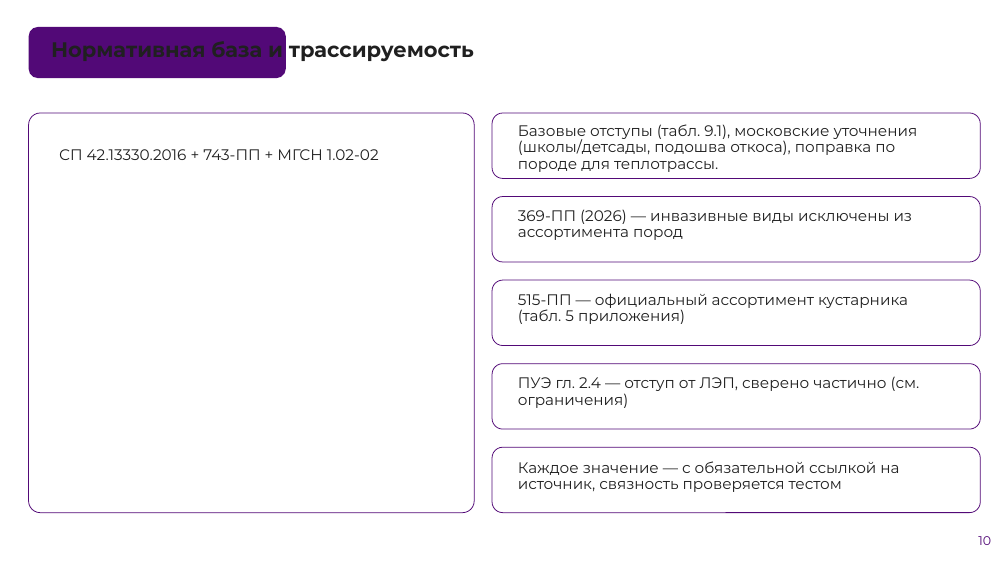
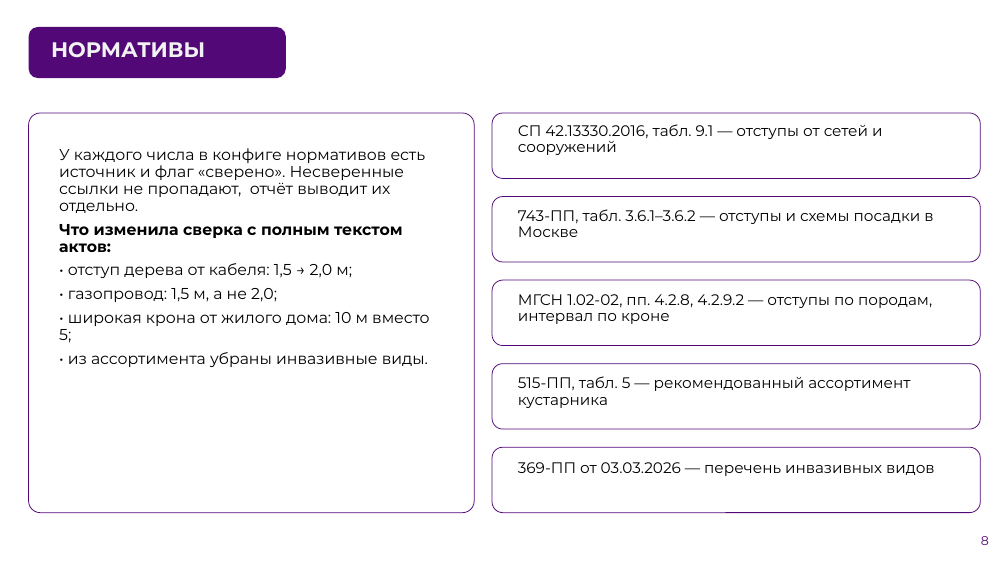
Before and after one commit to rearzty/green_project, a slide deck: slide 8 of docs/presentation/GreenProject_presentation.pptx (slide 10 before the commit). Drawn at 1008x567 pixels with LibreOffice and Linux fonts; fonts in the diff are those of the drawing; background and template pictures are left out. Boxes give left, top, right and bottom in pixels: in the first picture for what was removed or moved away, otherwise in the second. Text is boxed around its words. In the diff, an @@ line names an element or a change of style, - is before the commit and + after.

```diff
--- a/docs/presentation/GreenProject_presentation.pptx
+++ b/docs/presentation/GreenProject_presentation.pptx
@@ title at box(51, 42, 205, 58): text changed; text colour #202020 to #F2F2F2 @@
-Нормативная база и трассируемость
+НОРМАТИВЫ
@@ text at box(59, 148, 430, 367): text changed; size 14.5 to 15 pt; text colour #202020 to #000000 @@
-СП 42.13330.2016 + 743-ПП + МГСН 1.02-02
+У каждого числа в конфиге нормативов есть источник и флаг «сверено». Несверенные ссылки не пропадают, отчёт выводит их отдельно.
+Что изменила сверка с полным текстом актов:
+• отступ дерева от кабеля: 1,5 → 2,0 м;
+• газопровод: 1,5 м, а не 2,0;
+• широкая крона от жилого дома: 10 м вместо 5;
+• из ассортимента убраны инвазивные виды.
@@ text at box(518, 124, 882, 155): text changed; text colour #202020 to #000000 @@
-Базовые отступы (табл. 9.1), московские уточнения (школы/детсады, подошва откоса), поправка по породе для теплотрассы.
+СП 42.13330.2016, табл. 9.1 — отступы от сетей и сооружений
@@ text at box(518, 209, 933, 237): text changed; text colour #202020 to #000000 @@
-369-ПП (2026) — инвазивные виды исключены из ассортимента пород
+743-ПП, табл. 3.6.1–3.6.2 — отступы и схемы посадки в Москве
@@ text added at box(518, 294, 932, 324), 14.5 pt, text #000000 @@
+МГСН 1.02-02, пп. 4.2.8, 4.2.9.2 — отступы по породам, интервал по кроне
@@ text at box(518, 376, 910, 408): text changed; text colour #202020 to #000000 @@
-515-ПП — официальный ассортимент кустарника (табл. 5 приложения)
+515-ПП, табл. 5 — рекомендованный ассортимент кустарника
@@ text removed at box(518, 376, 920, 408) @@
-ПУЭ гл. 2.4 — отступ от ЛЭП, сверено частично (см. ограничения)
@@ text at box(518, 462, 935, 476): text changed; text colour #202020 to #000000 @@
-Каждое значение — с обязательной ссылкой на источник, связность проверяется тестом
+369-ПП от 03.03.2026 — перечень инвазивных видов
@@ page number at box(981, 536, 989, 545): text changed @@
-10
+8
```
Also in this commit, not shown: 3 other slides changed, 9 slides added, 15 slides removed.
